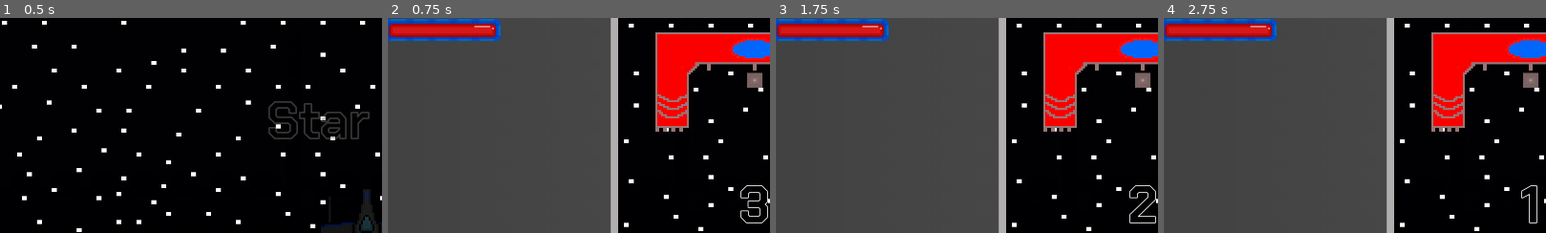
Above: before the commit, frames 1-4 (left to right).
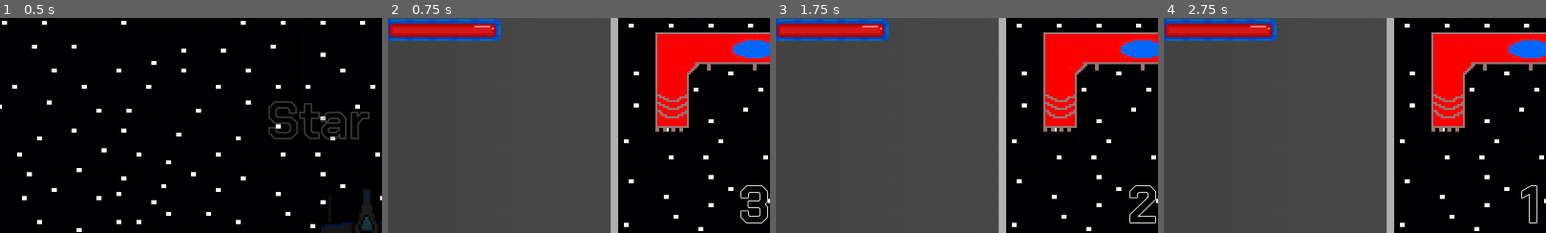
Above: after the commit, the same moments.

Repository: Cecilist/Final-BossFightBulletShooter
Game: Godot game, scene res://Menu/MainMenu.tscn
Two runs of this game, one before a commit and one after it. Both use one fixed random seed, a clock stepped at 60 frames per second and the inputs below.
Inputs:
- Up to frame 1 (0.5 s): no input
- Up to frame 2 (0.75 s): click "PLAY" at 0.5 s
- Up to frame 3 (1.75 s): tap Enter (play_game) at 1.25, 1.35 s; hold D (move_right) from 1.28 s (still down)
- Up to frame 4 (2.75 s): tap Space (shoot) at 2, 2.1 s; release D (move_right) at 2.03 s; hold S (move_down) from 2.03 s (still down)
The pictures show only the part of the screen within x 2-52%, y 6-56%; the shares and areas given below are measured in that part.

Frame 1 is identical in both runs. In frame 2, 0.3% of the frame differs, in the area x 94-98%, y 25-33%; in frame 3, 0.3%; in frame 4, 0.3%.

Commit message:
added beginings of boss pattern switcher

Diff:
--- a/project/Boss/Boss.gd
+++ b/project/Boss/Boss.gd
@@ -6,7 +6,6 @@
 
 var boss_health_percent = 100.0
 var boss_paused = true
-var rng = RandomNumberGenerator.new()
 
 var _remaining_boss_health = boss_health
 var _boss_can_shoot = true
@@ -33,35 +32,14 @@
 
 # Creates instances of the bullets to fire at the player
 func _fire_bullet():
-	var bullet = load("res://Boss/BossBullet.tscn").instance()
-	rng.randomize()
-	var random_num =  floor(rng.randf_range(0, 5))
-	get_node("/root/Level").call_deferred("add_child", bullet)
-	if random_num == 0:
-		bullet.global_position = $Cannon1.global_position
-	if random_num == 1:
-		bullet.global_position = $Cannon2.global_position
-	if random_num == 2:
-		bullet.global_position = $Cannon3.global_position
-	if random_num == 3:
-		bullet.global_position = $Cannon4.global_position
-	if random_num == 4:
-		bullet.global_position = $Cannon5.global_position
+
 
 	# Needs to be implemented in a less overwhelming way
 	#$BossShootingSound.play()
 
-	# Code below will randomly move around cannons
-	#var randomX = rng.randf_range(-249, 269) # magic numbers representing current width of boss "sprite"
-	#var cannonMovement := Vector2(randomX, 97) # magic number represetning current general y location of cannons
-	#$Cannon1.set_position(cannonMovement)
-	#$Cannon2.set_position(cannonMovement)
-	#$Cannon3.set_position(cannonMovement)
-	#$Cannon4.set_position(cannonMovement)
-	#$Cannon5.set_position(cannonMovement)
-
 	_boss_can_shoot = false
 	$BossShotTimer.start()
+	$PatternSwitcher.start()
 
 
 # Lowers the boss's health if they are hit
@@ -76,3 +54,10 @@
 # Allows the boss to shoot again
 func _on_BossShotTimer_timeout():
 	_boss_can_shoot = true
+
+
+func _on_PatternSwitcher_timeout():
+	var spinner = load("res://Boss/Spinner/CannonSpinner.tscn").instance()
+	get_node("/root/Level/Boss").call_deferred("add_child", spinner)
+	spinner.global_position = $SpinnerSpawn1.position
+	spinner.global_position = $SpinnerSpawn2.position
--- a/project/Boss/Boss.tscn
+++ b/project/Boss/Boss.tscn
@@ -1,9 +1,8 @@
-[gd_scene load_steps=5 format=2]
+[gd_scene load_steps=4 format=2]
 
 [ext_resource path="res://Boss/BossSprite.png" type="Texture" id=1]
 [ext_resource path="res://Boss/Boss.gd" type="Script" id=2]
 [ext_resource path="res://Boss/Boss Shooting.wav" type="AudioStream" id=3]
-[ext_resource path="res://Boss/Spinner/CannonSpinner.tscn" type="PackedScene" id=4]
 
 [node name="Boss" type="KinematicBody2D"]
 script = ExtResource( 2 )
@@ -14,21 +13,6 @@
 [node name="CollisionShape2D" type="CollisionPolygon2D" parent="."]
 position = Vector2( -0.894844, 7.45012 )
 polygon = PoolVector2Array( -247.04, 119.641, -164.633, 118.8, -165.473, -22.4703, -138.565, -46.8563, 145.658, -49.379, 164.999, -24.993, 164.999, 117.959, 251.611, 117.118, 252.452, -128.423, -247.881, -128.423 )
-
-[node name="Cannon1" type="Position2D" parent="."]
-position = Vector2( -223.083, 139.76 )
-
-[node name="Cannon2" type="Position2D" parent="."]
-position = Vector2( -114.46, -13.8747 )
-
-[node name="Cannon3" type="Position2D" parent="."]
-position = Vector2( -0.168183, -15.415 )
-
-[node name="Cannon4" type="Position2D" parent="."]
-position = Vector2( 118.652, -19.2449 )
-
-[node name="Cannon5" type="Position2D" parent="."]
-position = Vector2( 214.369, 138.364 )
 
 [node name="Area2D" type="Area2D" parent="."]
 
@@ -44,7 +28,18 @@
 wait_time = 0.05
 one_shot = true
 
-[node name="CannonSpinner" parent="." instance=ExtResource( 4 )]
+[node name="PatternSwitcher" type="Timer" parent="."]
+wait_time = 0.01
+
+[node name="SpinnerSpawn3" type="Position2D" parent="."]
+position = Vector2( -8.07416, 178.976 )
+
+[node name="SpinnerSpawn1" type="Position2D" parent="."]
+position = Vector2( -142.643, 174.939 )
+
+[node name="SpinnerSpawn2" type="Position2D" parent="."]
+position = Vector2( 122.458, 180.322 )
 
 [connection signal="area_entered" from="Area2D" to="." method="_on_Area2D_area_entered"]
 [connection signal="timeout" from="BossShotTimer" to="." method="_on_BossShotTimer_timeout"]
+[connection signal="timeout" from="PatternSwitcher" to="." method="_on_PatternSwitcher_timeout"]
--- a/project/project.godot
+++ b/project/project.godot
@@ -14,7 +14,7 @@
 "language": "GDScript",
 "path": "res://Boss/Boss.gd"
 }, {
-"base": "Reference",
+"base": "Area2D",
 "class": "BossBullet",
 "language": "GDScript",
 "path": "res://Boss/BossBullet.gd"
@@ -39,7 +39,7 @@
 "language": "GDScript",
 "path": "res://Player/Player.gd"
 }, {
-"base": "Reference",
+"base": "Area2D",
 "class": "PlayerBullet",
 "language": "GDScript",
 "path": "res://Player/PlayerBullet.gd"
